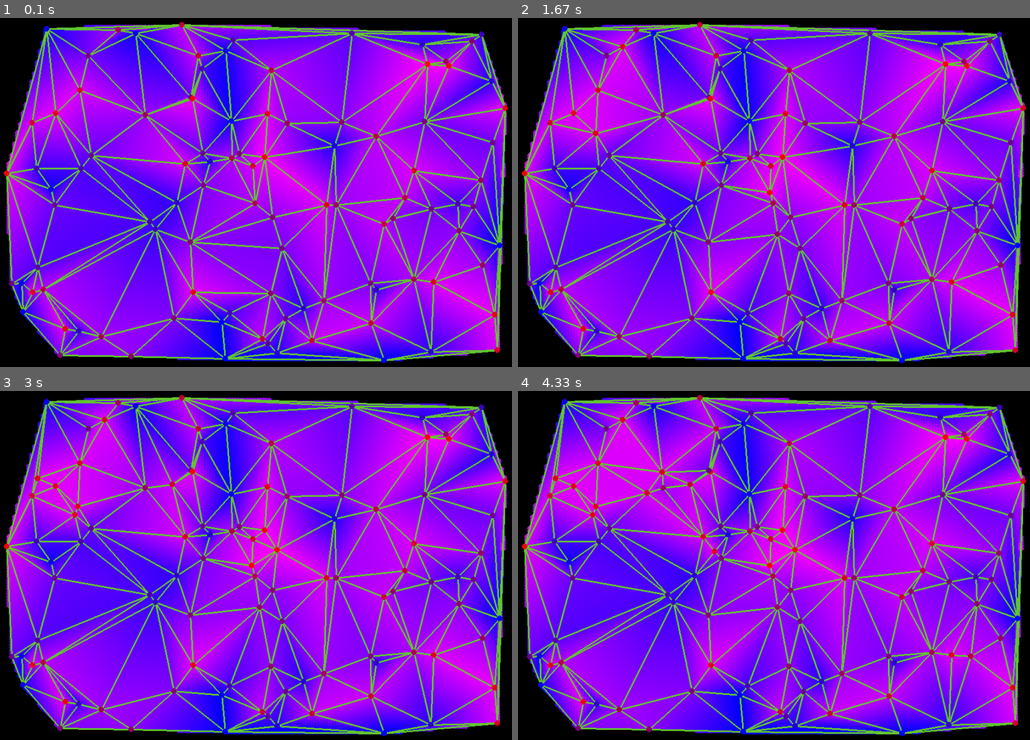
Above: before the commit, frames 1-4 (two rows, left to right).
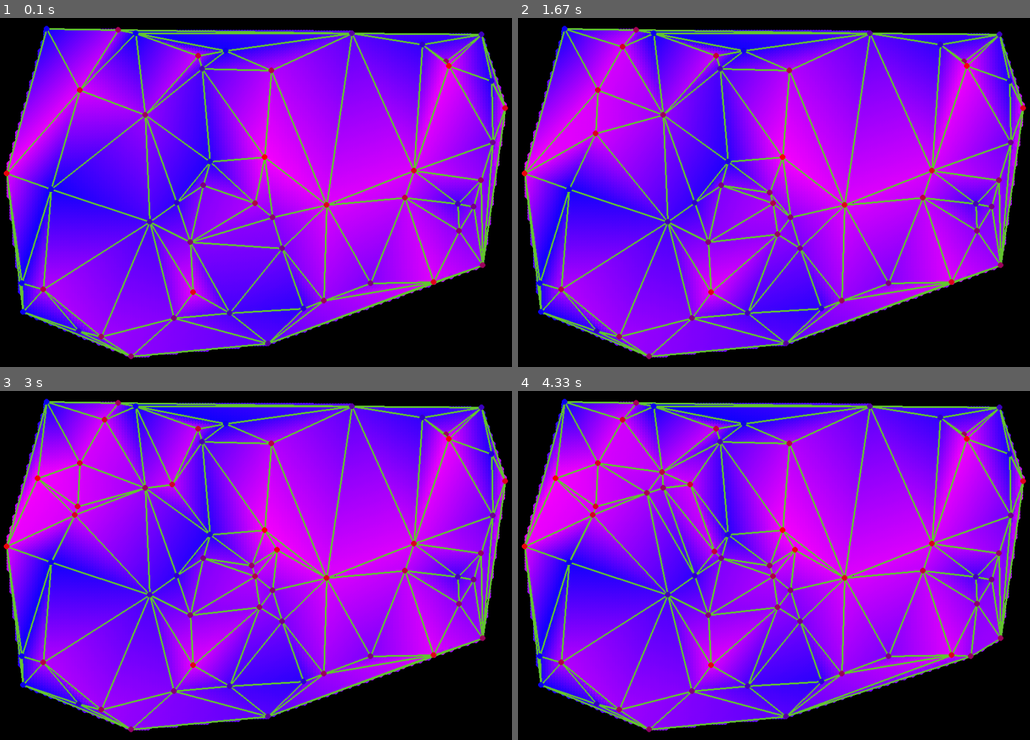
Above: after the commit, the same moments.

Repository: zainkhan-afk/Delaunay-Triangulation-Pygame
Game: pygame game, started from main.py
Same seed, same stepped clock (60 frames per second), same inputs: the game is played once before the commit and once after it.
Inputs (mouse positions are in pixels of both pictures, inside the frame that each line leads up to):
- Up to frame 1 (0.1 s): no input
- Up to frame 2 (1.67 s): click (768, 192) at 0.38 s; click (594, 133) at 0.72 s; click (620, 45) at 1.05 s; click (779, 234) at 1.38 s
- Up to frame 3 (3 s): click (174, 485) at 1.72 s; click (35, 478) at 2.05 s; click (76, 513) at 2.38 s; click (276, 548) at 2.72 s
- Up to frame 4 (4.33 s): click (968, 656) at 3.05 s; click (646, 492) at 3.38 s; click (712, 551) at 3.72 s; click (661, 471) at 4.05 s

The runs differ from the first frame. In frame 1, 49% of the frame differs, in the area x 1-100%, y 1-99%; in frame 2, 48%; in frame 3, 48%; in frame 4, 48%.

Commit message:
Added documentation

Diff:
--- a/main.py
+++ b/main.py
@@ -10,7 +10,7 @@
 import numpy as np
 
 random.seed(15)
-N = 100
+N = 50
 WIDTH = 1000
 HEIGHT = 700
 DT = DelaunayTriangulation()
Not shown, changed: README.md
Binary file added: media/Delaunay_Triangulation.gif
